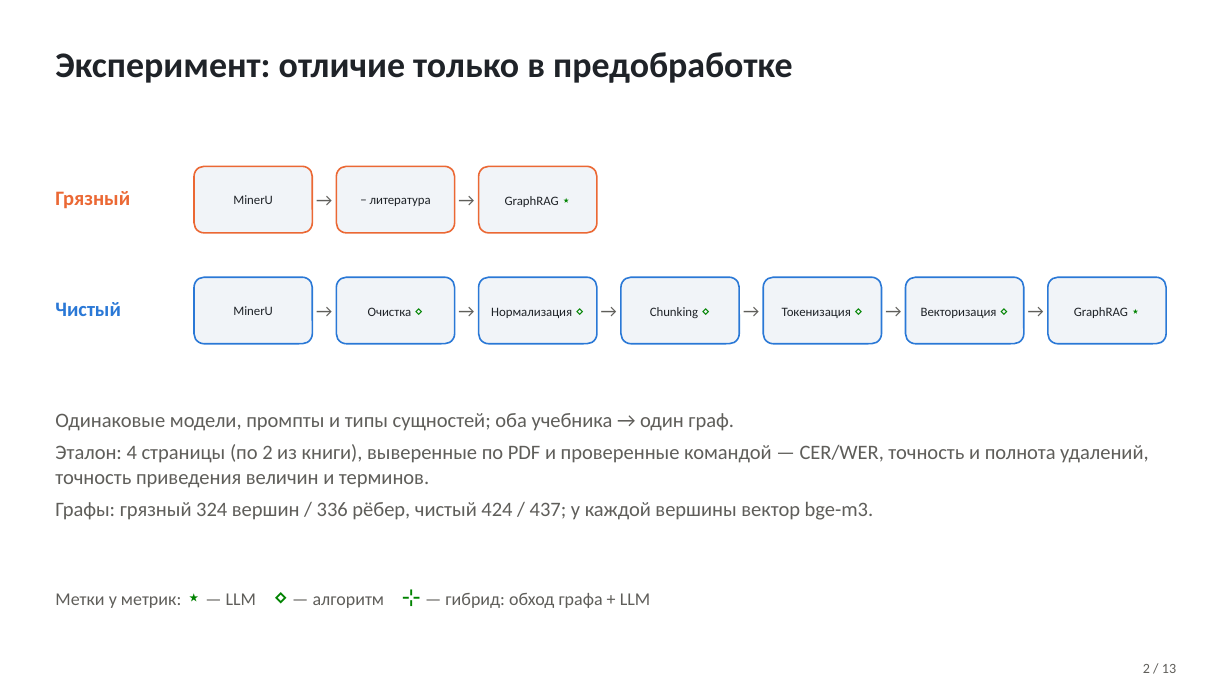
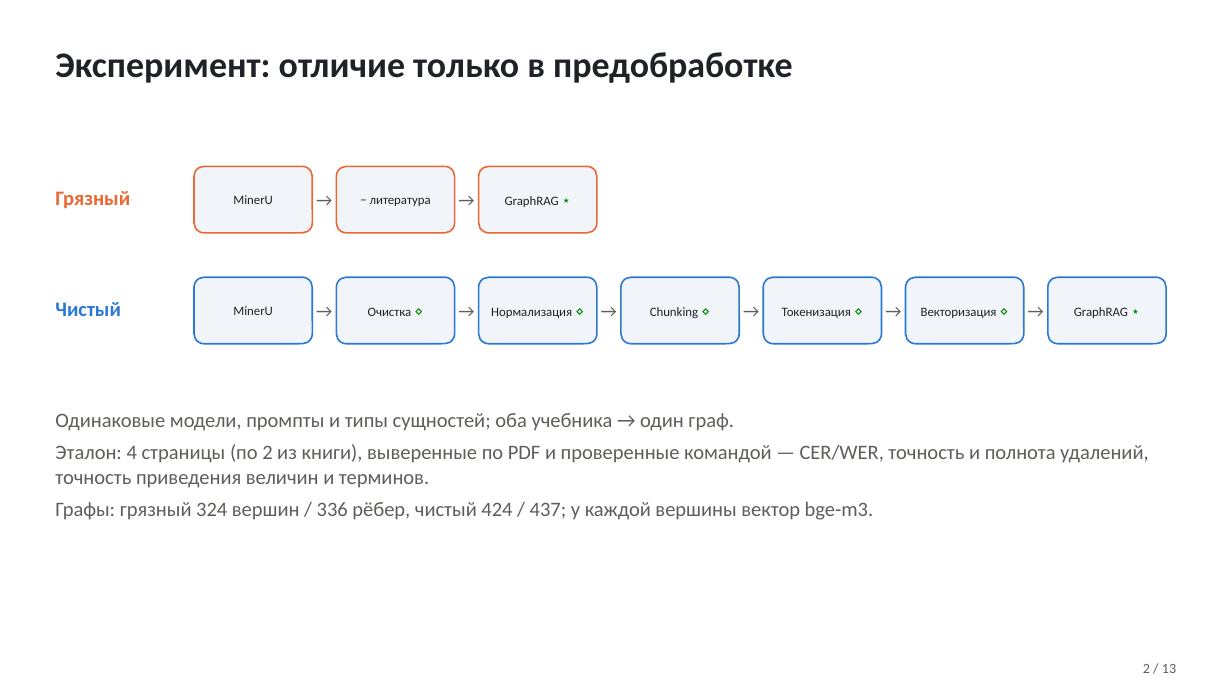
Before and after one commit to TeaDove/mam-26-1, a slide deck: slide 2 of 1-graph/lab-2/results/presentation.pptx. Drawn at 1232x693 pixels with LibreOffice and Linux fonts; fonts in the diff are those of the drawing. Boxes give left, top, right and bottom in pixels: in the first picture for what was removed or moved away, otherwise in the second. Text is boxed around its words. In the diff, an @@ line names an element or a change of style, - is before the commit and + after.

```diff
--- a/1-graph/lab-2/results/presentation.pptx
+++ b/1-graph/lab-2/results/presentation.pptx
@@ text removed at [55, 593, 650, 608] @@
-Метки у метрик: ⋆ — LLM ⋄ — алгоритм ⊹ — гибрид: обход графа + LLM
```
Also in this commit, not shown: 1 other slide changed, 1 other file.
